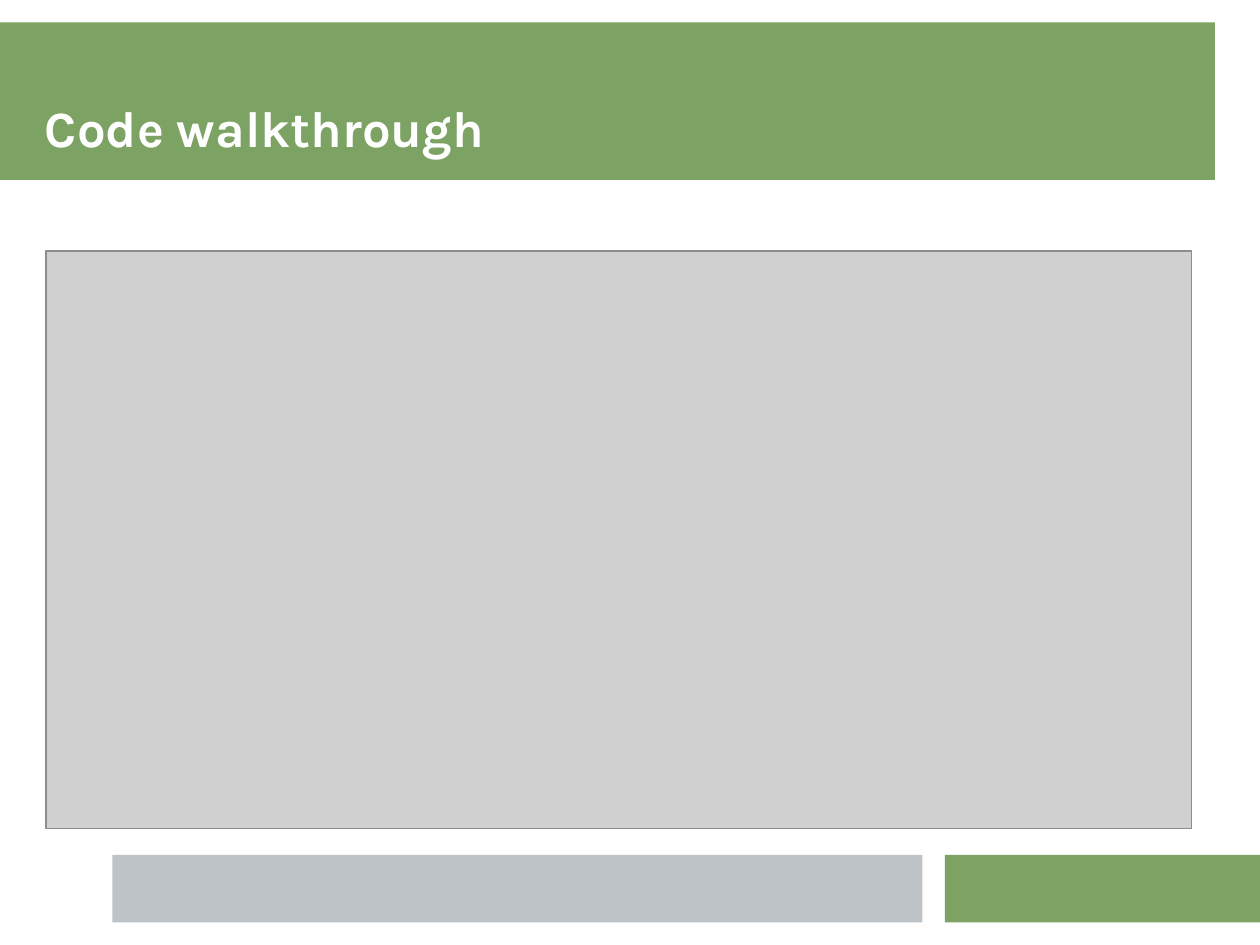
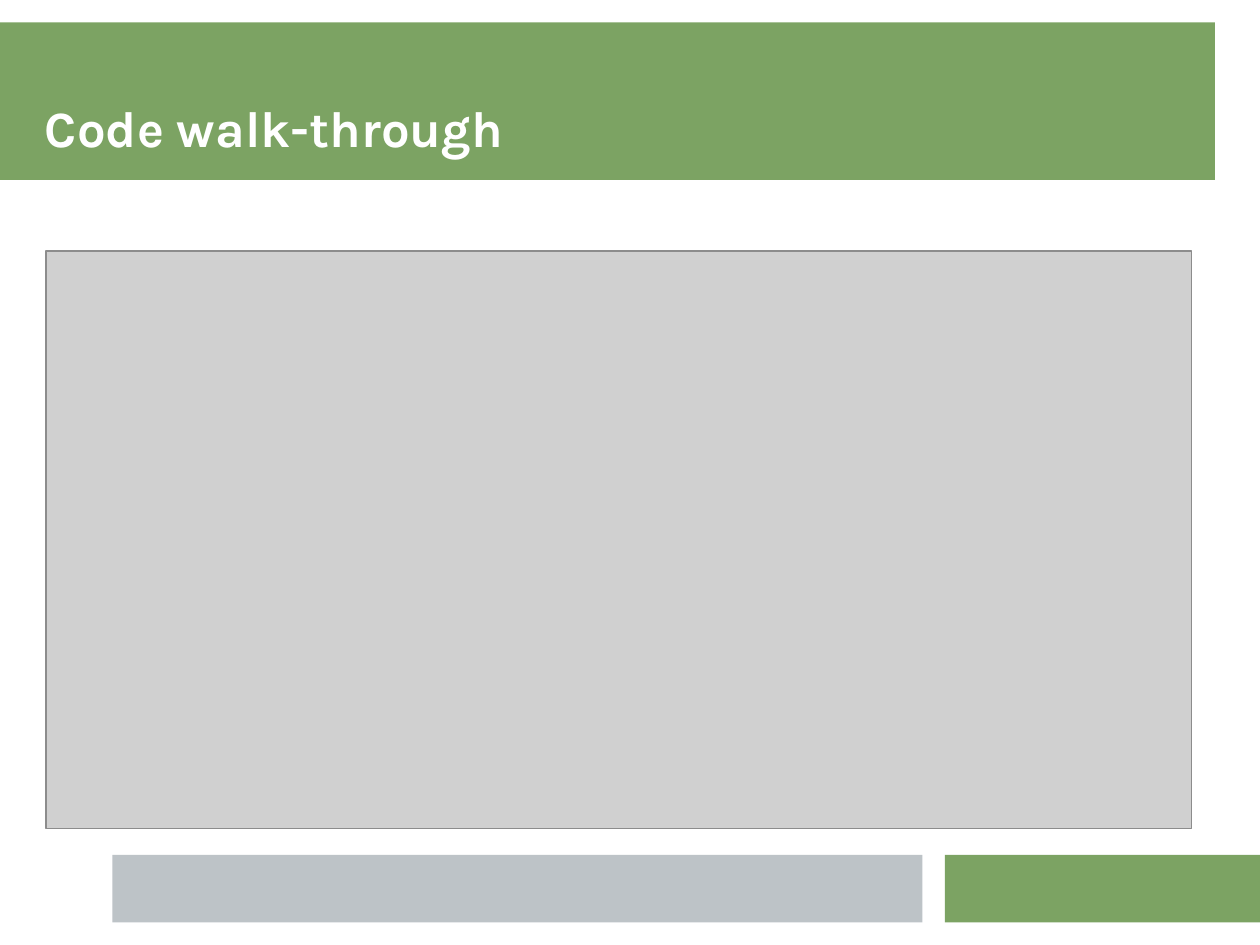
Before and after one commit to kgish/viriciti-assignment-export, a slide deck: slide 12 of presentation/presentation.pptx. Drawn at 1260x945 pixels with LibreOffice and Linux fonts; fonts in the diff are those of the drawing; grey boxes stand for pictures. Boxes give left, top, right and bottom in pixels: in the first picture for what was removed or moved away, otherwise in the second. Text is boxed around its words. In the diff, an @@ line names an element or a change of style, - is before the commit and + after.

```diff
--- a/presentation/presentation.pptx
+++ b/presentation/presentation.pptx
@@ text at [45, 112, 503, 159]: text changed @@
-Code walkthrough
+Code walk-through
```
Also in this commit, not shown: 4 other slides changed, 1 slide added, 1 slide removed, 22 other files.
